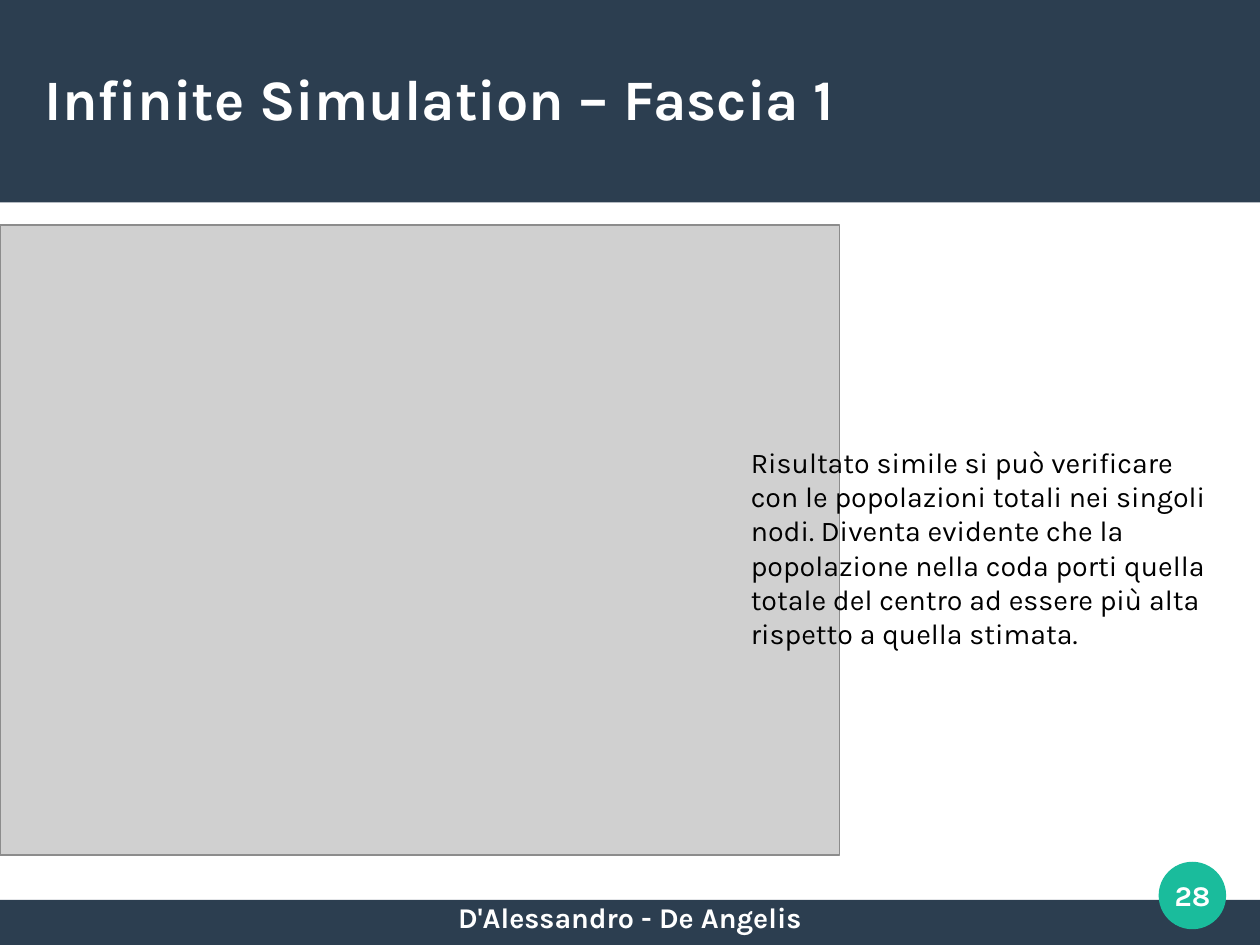
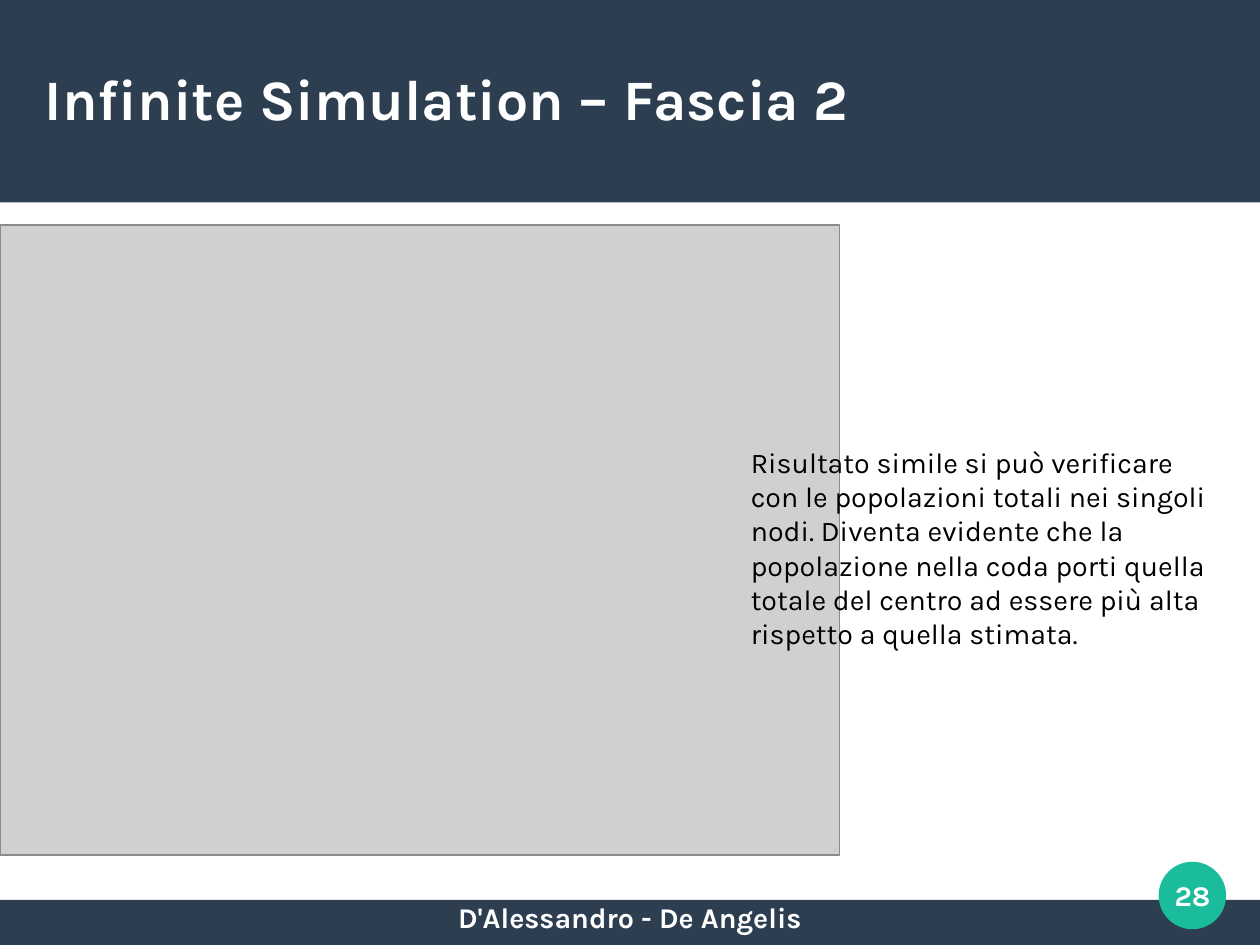
Before and after one commit to EnricoDAlessandro97UNI/DisneyWorld, a slide deck: slide 28 of presentazione.odp. Drawn at 1260x945 pixels with LibreOffice and Linux fonts; fonts in the diff are those of the drawing; grey boxes stand for pictures. Boxes give left, top, right and bottom in pixels: in the first picture for what was removed or moved away, otherwise in the second. Text is boxed around its words. In the diff, an @@ line names an element or a change of style, - is before the commit and + after.

```diff
--- a/presentazione.odp
+++ b/presentazione.odp
@@ title at <box>45,79,849,121</box>: text changed @@
-Infinite Simulation – Fascia 1
+Infinite Simulation – Fascia 2
```
Also in this commit, not shown: 10 other slides changed, 1 slide added, 8 other files.
